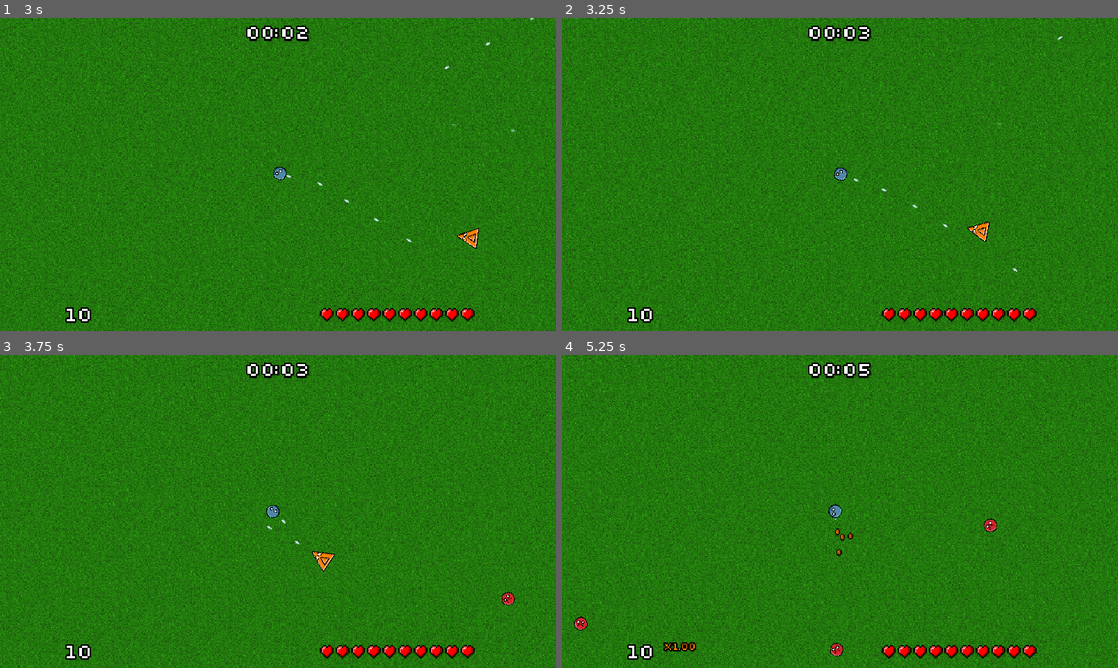
Above: before the commit, frames 1-4 (two rows, left to right).
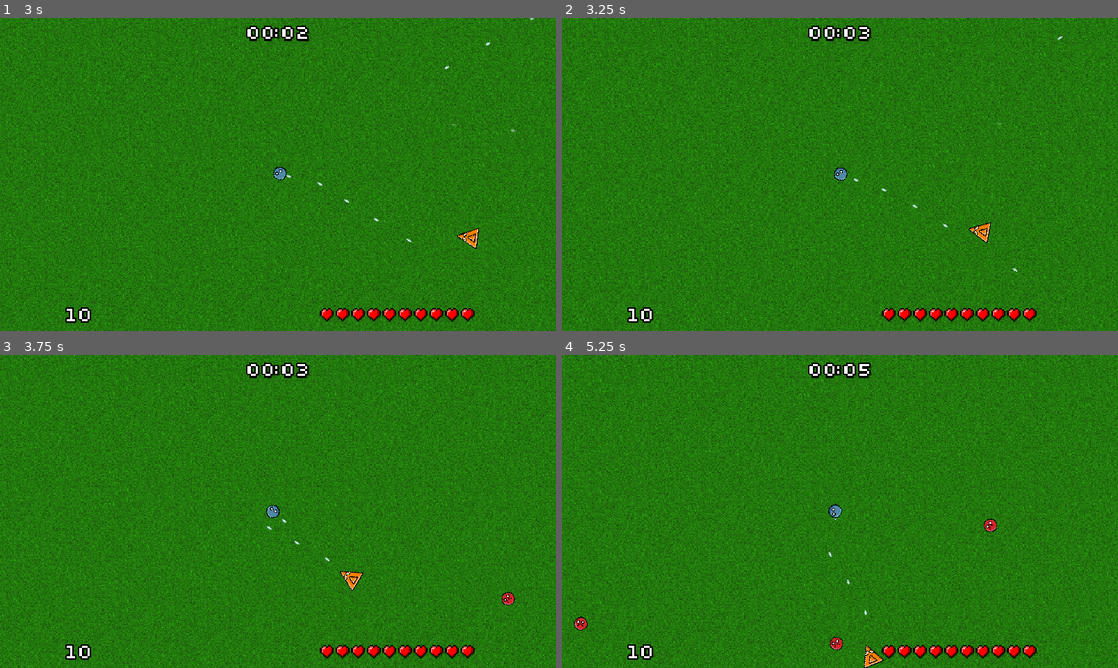
Above: after the commit, the same moments.

Repository: veprogames/top-down-incremental
Game: Godot game, scene res://level/level.tscn
Two runs of this game, one before a commit and one after it. Both use one fixed random seed, a clock stepped at 60 frames per second and the inputs below.
Inputs (mouse positions are in pixels of both pictures, inside the frame that each line leads up to):
- Up to frame 1 (3 s): move the mouse to (305, 174) at 0.52 s; move the mouse to (250, 174) at 1.27 s; move the mouse to (289, 168) at 2.02 s; move the mouse to (272, 180) at 2.77 s
- Up to frame 2 (3.25 s): no input
- Up to frame 3 (3.75 s): move the mouse to (316, 514) at 3.52 s
- Up to frame 4 (5.25 s): move the mouse to (795, 508) at 4.27 s; move the mouse to (845, 511) at 5.02 s

Frame 1 is identical in both runs. In frame 2, 0.1% of the frame differs, in the area x 72-78%, y 64-72%; in frame 3, 0.3%; in frame 4, 0.5%, in the area x 18-58%, y 52-100%.

Commit message:
double enemy knockback on hit

Diff:
--- a/enemy/enemy.gd
+++ b/enemy/enemy.gd
@@ -92,6 +92,6 @@
 func _on_area_entered(area: Area2D) -> void:
 	var bullet: BulletPlayer = area as BulletPlayer
 	if bullet:
-		knockback_velocity += bullet.get_velocity().normalized() * 50
+		knockback_velocity += bullet.get_velocity().normalized() * 100
 		bullet.queue_free()
 		damage(bullet.damage)
